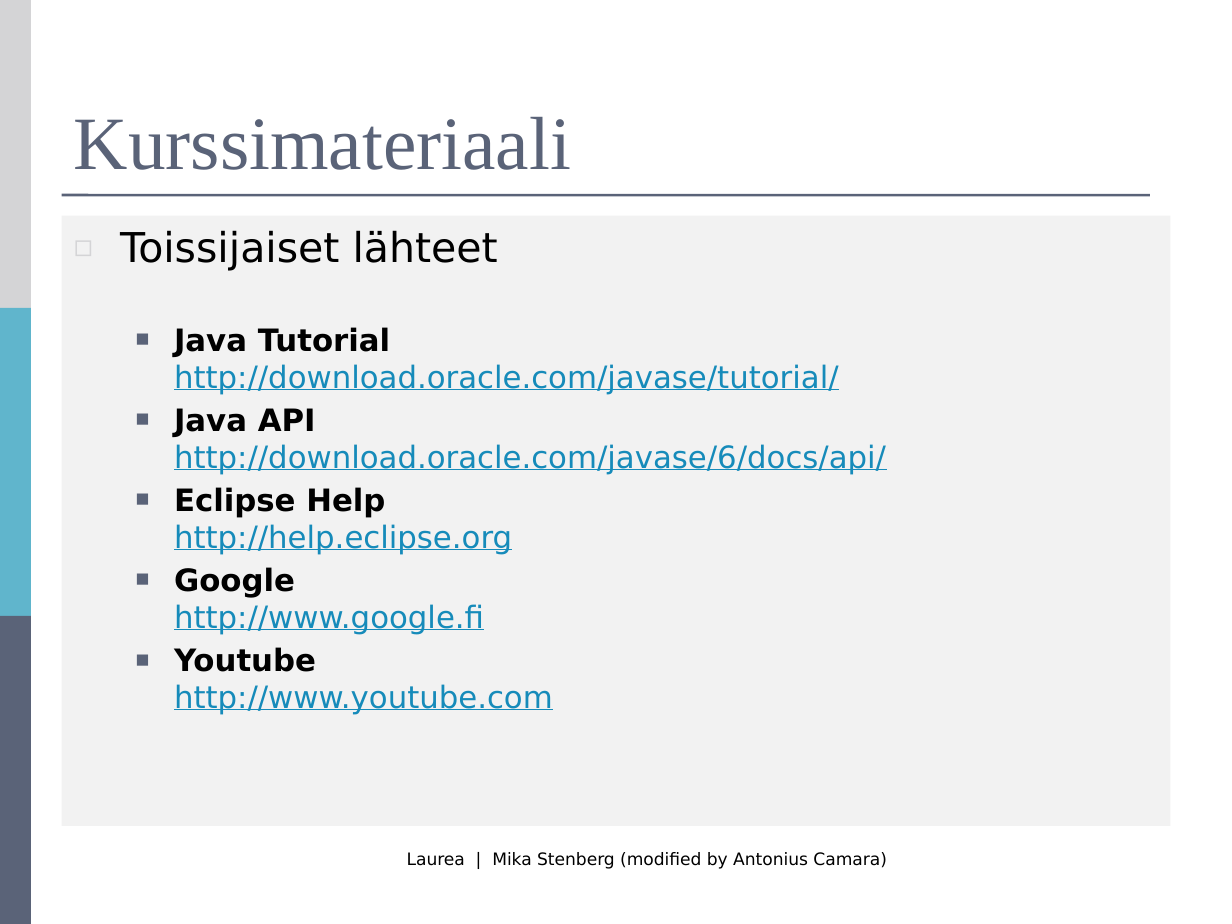
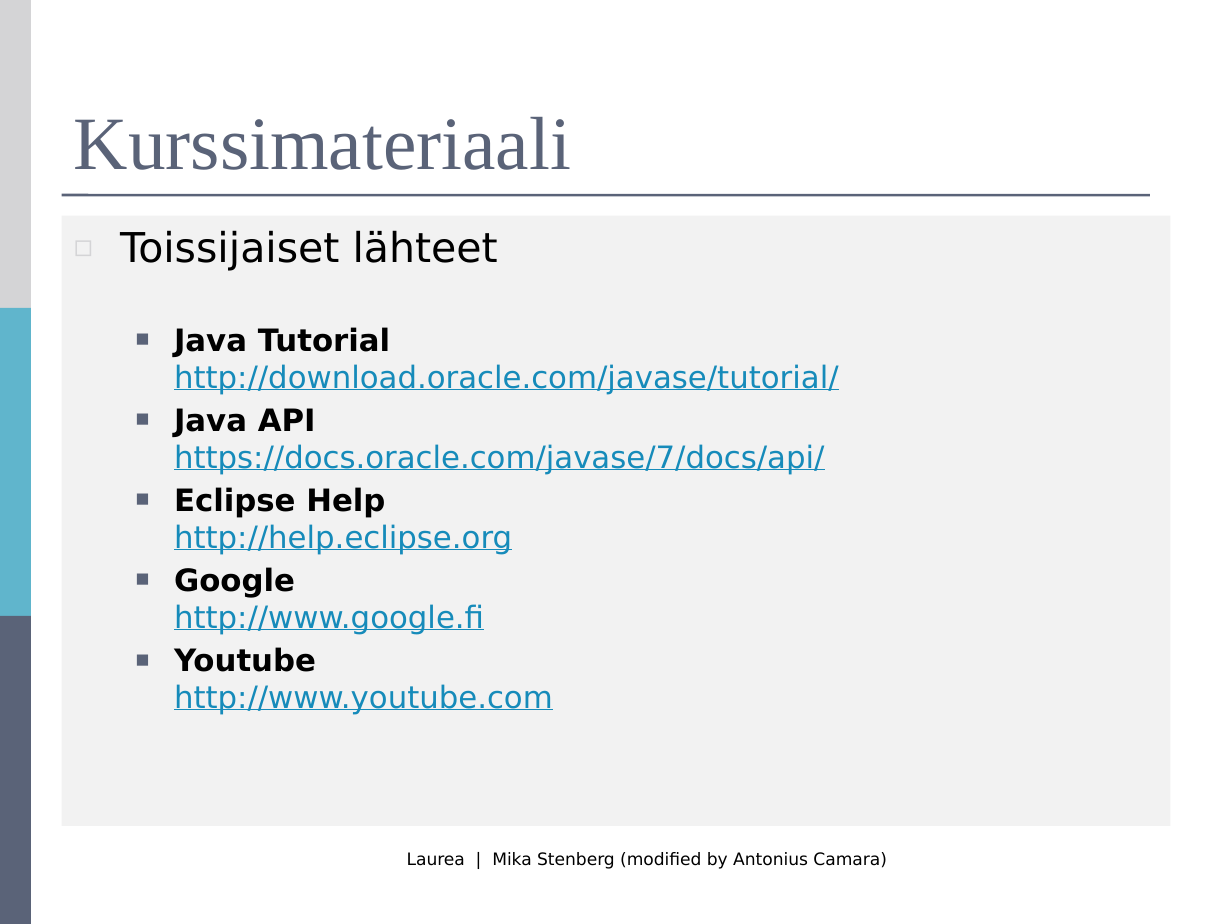
Before and after one commit to mjstenbe/OO_2017, a slide deck: slide 13 of Lecture materials (Antonius)/R0027-Luento-1-Intro.pptx. Drawn at 1232x924 pixels with LibreOffice and Linux fonts; fonts in the diff are those of the drawing. Boxes give left, top, right and bottom in pixels: in the first picture for what was removed or moved away, otherwise in the second. Text is boxed around its words. In the diff, an @@ line names an element or a change of style, - is before the commit and + after.

```diff
--- a/Lecture materials (Antonius)/R0027-Luento-1-Intro.pptx
+++ b/Lecture materials (Antonius)/R0027-Luento-1-Intro.pptx
@@ text at [174, 408, 824, 475]: text changed @@
-  ■ Java API
-    http://download.oracle.com/javase/6/docs/api/
+  ■ Java API
+    https://docs.oracle.com/javase/7/docs/api/
```
Also in this commit, not shown: 7 other slides changed, 3 other files.
